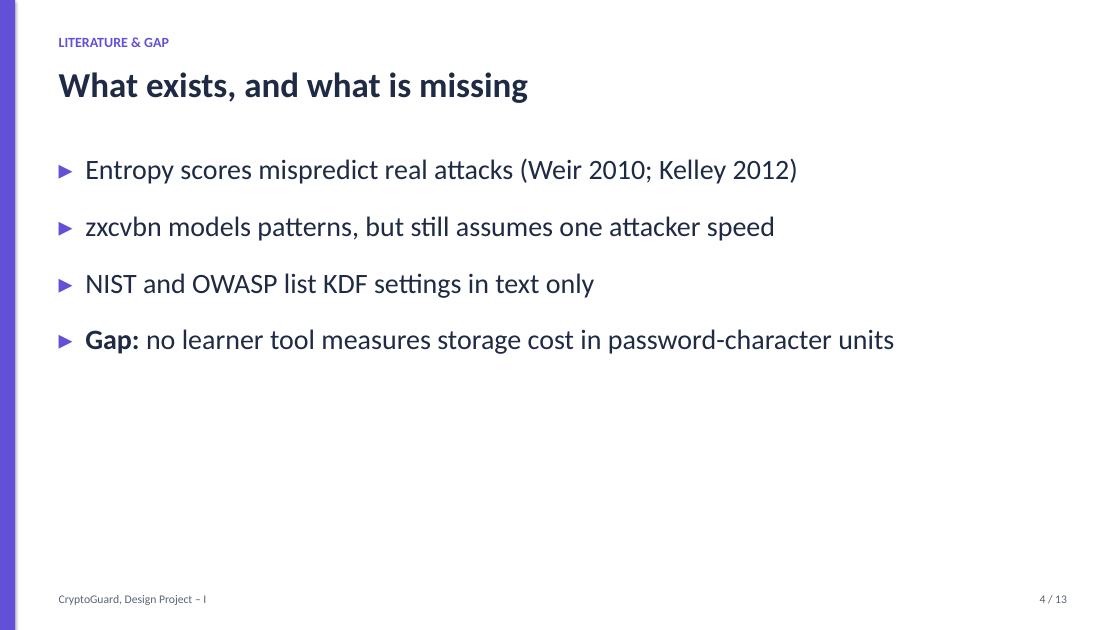
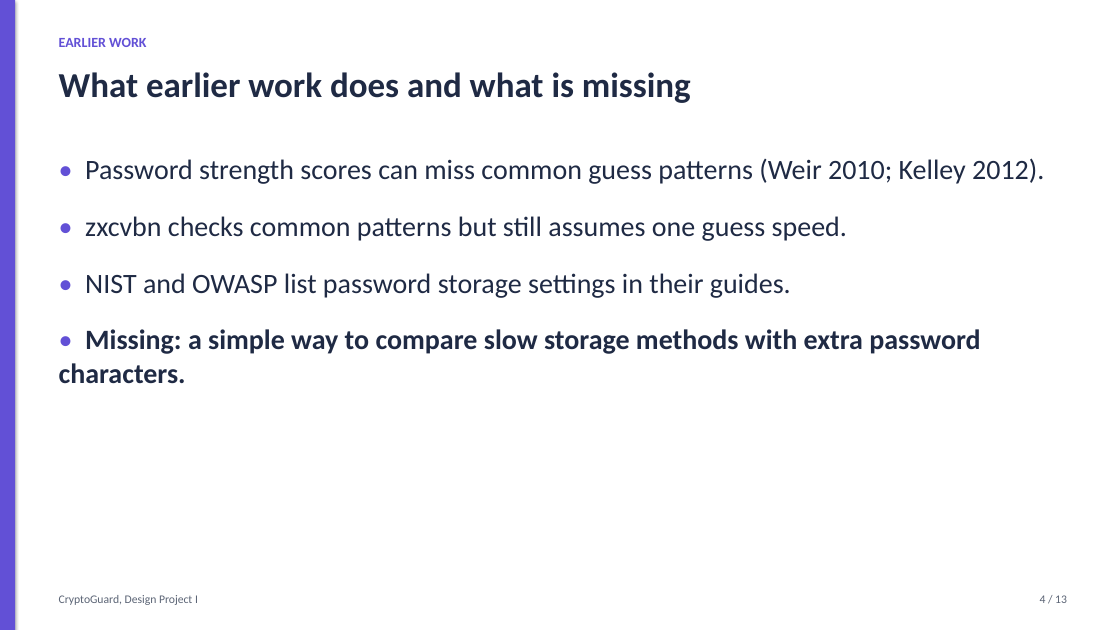
Before and after one commit to harshacreate/CryptoGuard, a slide deck: slide 4 of report/CryptoGuard_Presentation.pptx. Drawn at 1120x630 pixels with LibreOffice and Linux fonts; fonts in the diff are those of the drawing. Boxes give left, top, right and bottom in pixels: in the first picture for what was removed or moved away, otherwise in the second. Text is boxed around its words. In the diff, an @@ line names an element or a change of style, - is before the commit and + after.

```diff
--- a/report/CryptoGuard_Presentation.pptx
+++ b/report/CryptoGuard_Presentation.pptx
@@ text at [59,38,146,47]: text changed @@
-LITERATURE & GAP
+EARLIER WORK
@@ text at [59,72,691,103]: text changed @@
-What exists, and what is missing
+What earlier work does and what is missing
@@ text at [59,158,1044,383]: text changed @@
-▸ Entropy scores mispredict real attacks (Weir 2010; Kelley 2012)
-▸ zxcvbn models patterns, but still assumes one attacker speed
-▸ NIST and OWASP list KDF settings in text only
-▸ Gap: no learner tool measures storage cost in password-character units
+• Password strength scores can miss common guess patterns (Weir 2010; Kelley 2012).
+• zxcvbn checks common patterns but still assumes one guess speed.
+• NIST and OWASP list password storage settings in their guides.
+• Missing: a simple way to compare slow storage methods with extra password characters.
@@ text at [59,595,198,605]: text changed @@
-CryptoGuard, Design Project – I
+CryptoGuard, Design Project I
```
Also in this commit, not shown: 12 other slides changed, 17 other files.
